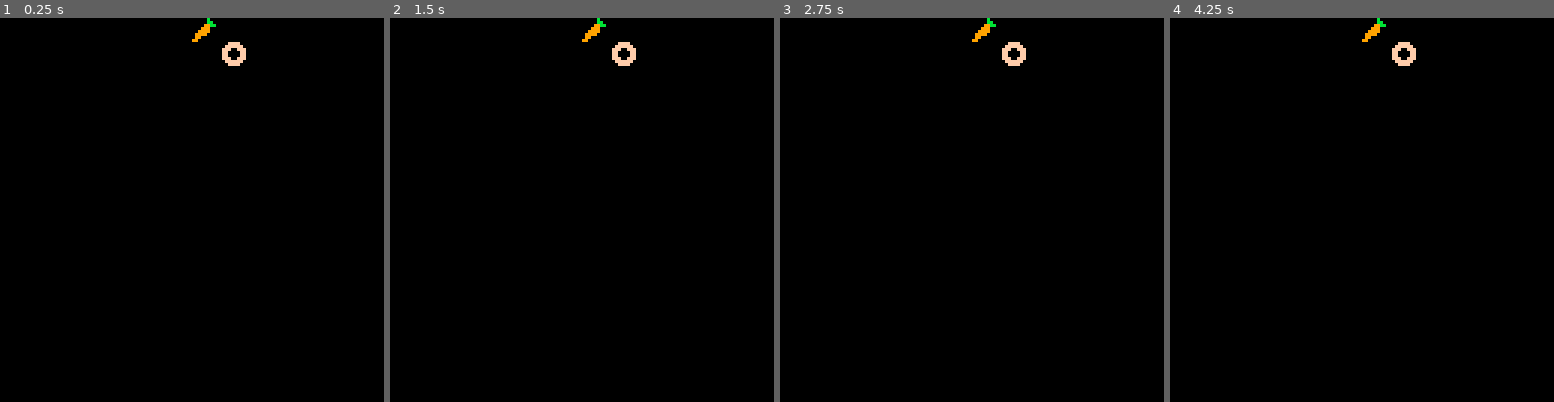
Above: before the commit, frames 1-4 (left to right).
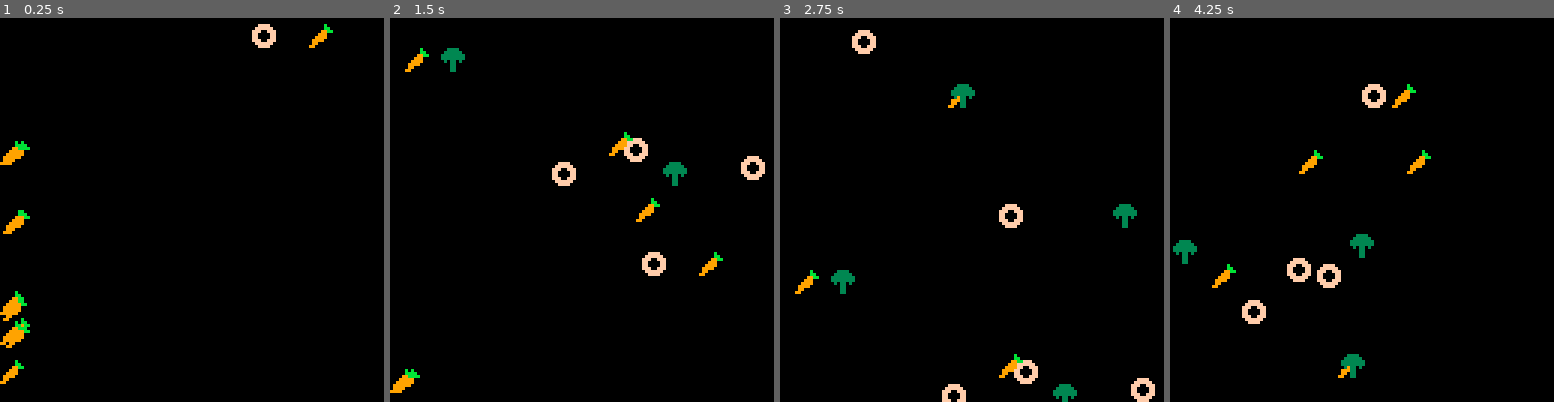
Above: after the commit, the same moments.

Repository: aegrae/f00dwars
Game: PICO-8 cartridge falling.p8
Same seed, same stepped clock (60 frames per second), same inputs: the game is played once before the commit and once after it.
Inputs:
- Up to frame 1 (0.25 s): no input
- Up to frame 2 (1.5 s): no input
- Up to frame 3 (2.75 s): no input
- Up to frame 4 (4.25 s): no input

The runs differ from the first frame. In frame 1, 1.8% of the frame differs, in the area x 0-87%, y 0-96%; in frame 2, 2.5%; in frame 3, 2.7%, in the area x 3-98%, y 0-100%; in frame 4, 2.6%.

Commit message:
Complete falling down y-axis

Diff:
--- a/falling.p8
+++ b/falling.p8
@@ -1,30 +1,36 @@
 pico-8 cartridge // http://www.pico-8.com
 version 18
 __lua__
-x = 64
-y = 0
-y_vel = 0
-gravity = 2
-g = -7
+fps=2
+fruits = {}
+fall_speed=fps
+num_fruits = 12
 f_types=3
 
+function _init()
+ for i=1,num_fruits do
+  fruits[i] = {rnd(f_types),rnd(128),0-rnd(64)}
+ end
+end
+
 function _update()
-  gen_stuff()
-  if y >= 127 then y=0 end
+  cls()
+	 for i,v in pairs(fruits) do
+	   p_y = v[2]
+   	if p_y>=127 then
+    	 v[2]=0
+    	 v[1]=rnd(128)
+    	 v[0]=rnd(f_types)
+   	else
+    	 v[2]=p_y+fall_speed
+   	end
+  end
 end
 
 function _draw()
-  cls()
-  spr(0,x,y)
-  spr(1,x+10,y+8)
-end
-
-function gen_stuff()
- spr(rnd(f_types),x-rnd(64),y)
-end
-
-function fall(s)
-  y=y+1
+  for i,v in pairs(fruits) do
+  	spr(v[0],v[1],v[2])
+  end
 end
 __gfx__
 00000b0000ffff000033330000000000000000000000000000000000000000000000000000000000000000000000000000000000000000000000000000000000
